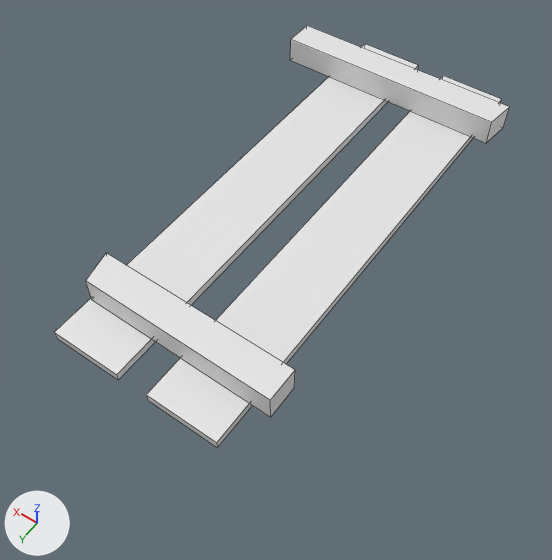
The OBJ model assets/mesh/single-right.obj, before and after one commit.
One viewpoint serves both versions: a camera (50 mm lens) standing at (-1.27, 2.0, 2.55) and looking at (-0.03, 0.27, -0.18). Lighting does not change. The marker at lower left points along +X, +Y and +Z. Mesh edges are drawn as thin lines. Where no turn or scale is listed for an object, it has been applied to the vertices.

The first picture shows 'Mesh.002_Cube.003'.
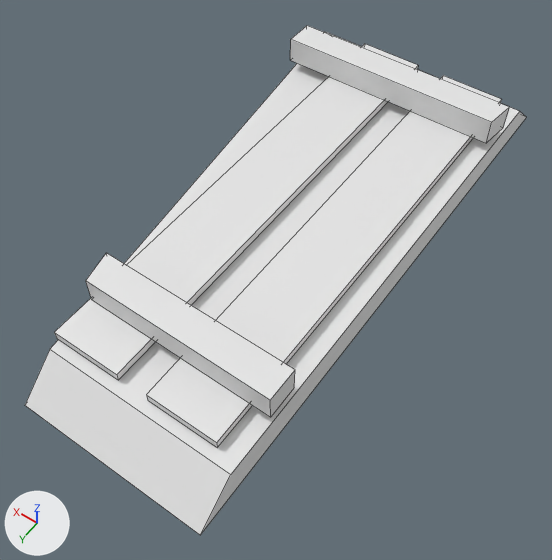
Scene script edits in JSON lines:
```json
{"op": "add", "block": "me_mesh_003_plane", "code": ["me_mesh_003_plane = bpy.data.meshes.new('Mesh.003_Plane')", "me_mesh_003_plane.from_pydata([(-0.5, 1.38, -0.13), (-0.5, -1.37, -0.13), (-0.5, -1.18, 0.04), (-0.5, 1.19, 0.04), (0.39, 1.19, 0.04), (0.39, 1.38, -0.13), (0.67, -1.18, 0.04), (0.67, -1.37, -0.13)], [], [(0, 1, 2, 3), (5, 0, 3, 4), (4, 6, 7, 5), (1, 7, 6, 2), (1, 0, 5, 7), (6, 4, 3, 2)])"]}
{"op": "add", "block": "ob_mesh_003_plane", "code": ["ob_mesh_003_plane = bpy.data.objects.new('Mesh.003_Plane', me_mesh_003_plane)", "ob_mesh_003_plane.location = (0.0, 0.0, 0.0)"]}
```

Pixel boxes (x1, y1, x2, y2) of what changed, in the pictures (552 x 560 px):
```json
{"object": "Mesh.003_Plane", "change": "added", "after": [25, 31, 527, 535]}
```
